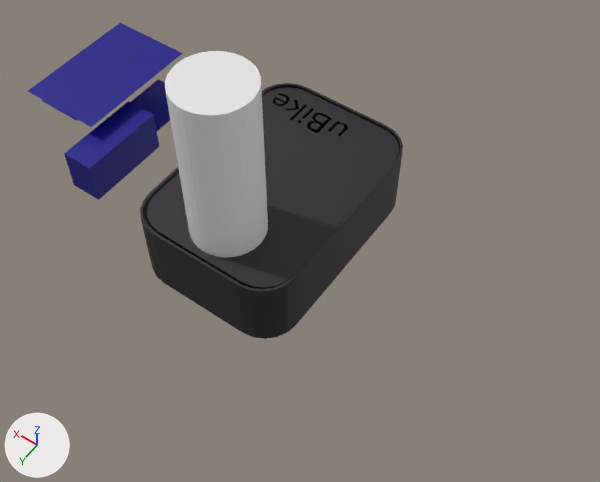
Before and after pictures for a commit that changed the Blender file Modelo 3D/espcasev2.blend.
One viewpoint serves both versions: a 50 mm lens placed at (-0.103, 0.226, 0.276), pointed at (0.011, 0.067, 0.026). The lights are fixed; the arrows at lower left show +X, +Y and +Z.

Objects in the first picture: 'Case', 'Circle', 'ESP32', 'Lid', 'RC522', 'Relay', 'StepDown'.
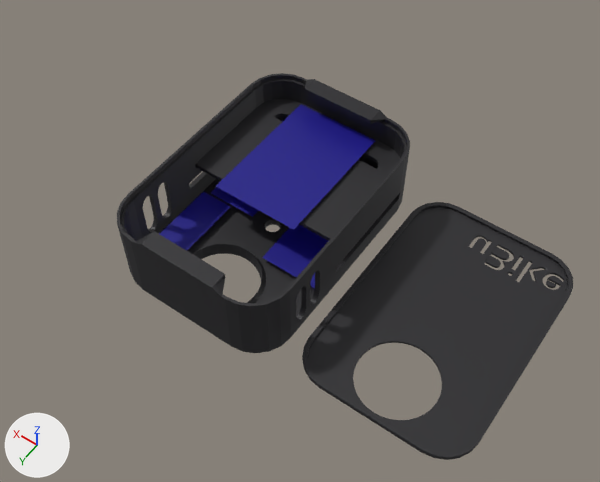
Where the newer file only moved an object's origin or applied its transform, the numbers keep the older frame.

Boxes [x1, y1, x2, y2] around the edits, measured in the pictures (600 x 482 px):
'Lid', moved, turned, rescaled
    before: [147, 87, 399, 289]
    after: [302, 202, 573, 460]
'Case', reshaped, rescaled (11% wider, 9% taller)
    before: [140, 83, 403, 339]
    after: [117, 73, 410, 353]
'RC522', moved
    before: [28, 23, 182, 127]
    after: [216, 104, 375, 230]
'Circle', deleted
    before: [165, 51, 268, 258]
'Relay', reshaped, moved
    before: [64, 101, 159, 200]
    after: [160, 192, 230, 251]
'ESP32', reshaped
    before: [131, 79, 170, 131]
    after: [262, 225, 328, 288]
'StepDown', moved
    before: [41, 100, 78, 121]
    after: [211, 187, 259, 217]
part 2 of me_plane_004, deleted (blue)
    before: [64, 101, 159, 200]
part 3 of me_plane_007, built on
    before: [142, 95, 402, 339]
    after: [118, 78, 409, 353]

The change in detail:
me_plane_001 has 4 vertices, 1 face and spans x -0.0273..0.0273, y -0.0117..0.0117, z 0.0.
me_plane_001 is used by ob_esp32; location (0.1223, 0.0405, 0.0061); rotation (0.0, 0.0, 1.571), in degrees (0, 0, 90).
Part 1, on me_plane_001:
Vertex 0 of me_plane_001 moves from (-0.0273, -0.0117, 0.0) at pixel (158, 79) to (-0.025, 0.0944, -0.0003).
Vertex 1 of me_plane_001 moves from (0.0273, -0.0117, 0.0) to (0.0296, 0.0944, -0.0003) at pixel (261, 257).
Vertex 2 of me_plane_001 moves from (-0.0273, 0.0117, 0.0) to (-0.025, 0.1219, -0.0003).
Vertex 3 of me_plane_001 moves from (0.0273, 0.0117, 0.0) to (0.0296, 0.1219, -0.0003).
me_plane_004 has 8 vertices, 6 faces and spans x -0.02..0.02, y -0.0075..0.0075, z -0.01..0.01.
me_plane_004 is used by ob_relay; location (0.1154, 0.0631, 0.01); rotation (0.0, 0.0, 1.571), in degrees (0, 0, 90).
Verts and faces of me_plane_004; kept vertices keep their numbers, new ones are numbered from 8.
Before the commit, vertices of me_plane_004: 0 (-0.02, -0.0075, -0.01), 1 (0.02, -0.0075, -0.01) at pixel (74, 185), 2 (-0.02, 0.0075, -0.01) at pixel (159, 146), 3 (0.02, 0.0075, -0.01) at pixel (98, 199), 4 (-0.02, 0.0075, 0.01) at pixel (153, 114).
Before the commit, vertices of me_plane_004: 5 (-0.02, -0.0075, 0.01) at pixel (128, 101), 6 (0.02, -0.0075, 0.01) at pixel (64, 153), 7 (0.02, 0.0075, 0.01) at pixel (89, 168).
Part 2, on me_plane_004:
Vertices deleted: 4 to 7 (with the faces that use them).
me_plane_007 is used by ob_case; location (0.0295, 0.0115, 0.0).
me_plane_007 had 270 vertices, 242 faces and spanned x -0.0295..0.0405, y -0.0115..0.0885, z 0.0..0.032.
me_plane_007 now has 1399 vertices, 1093 faces and spans x -0.0295..0.0405, y -0.0115..0.0885, z 0.0..0.0339.
me_plane_007 part 3: 60 vertices removed from x -0.0295..0.0405, y -0.0115..0.0885, z 0.0..0.0165; 1189 vertices added at x -0.0295..0.0405, y -0.0115..0.0885, z 0.0..0.0339.
Object 'Circle' (ob_circle) is deleted.
Object 'RC522' (ob_rc522) moves from (0.1381, 0.0394, 0.0269) to (0.0367, 0.033, 0.0242).
Object 'StepDown' (ob_stepdown) moves from (0.1532, 0.0354, 0.0105) to (0.0547, 0.0319, 0.0073).
Object 'Relay' (ob_relay) moves from (0.1154, 0.0631, 0.01) to (0.0621, 0.0765, 0.0163).
Object 'Case' (ob_case) is rescaled from (1.0, 1.0, 1.0) to (1.1, 1.1, 1.1).
Object 'Lid' (ob_lid) moves from (0.0348, 0.0496, 0.0312) to (-0.0447, 0.0496, 0.0).
Object 'Lid' (ob_lid) turns from (0, 180, 0) to (0, 360, 0) degrees about x, y and z.
Object 'Lid' (ob_lid) is rescaled from (0.98, 0.98, 0.98) to (1.08, 1.08, 1.08).
